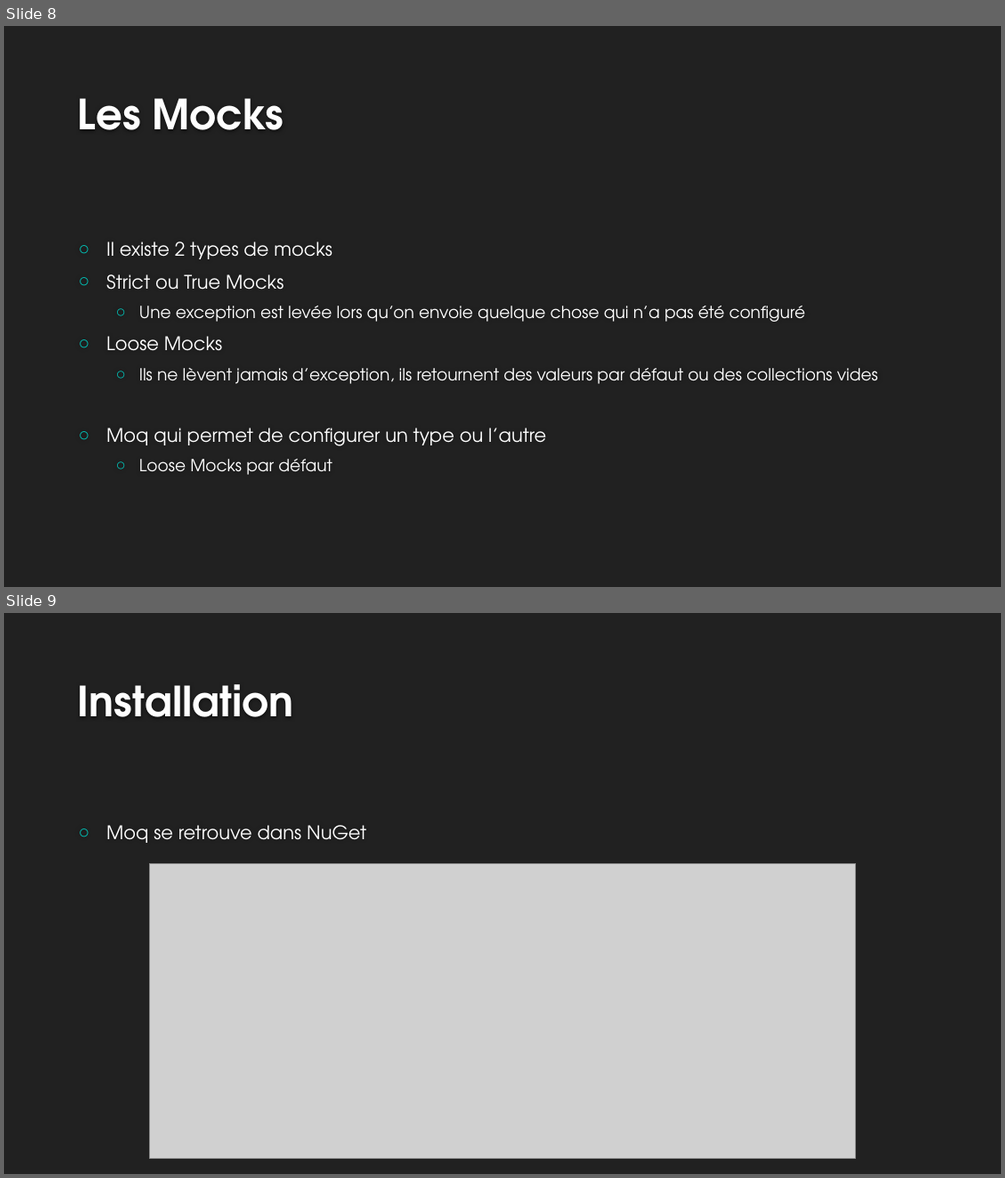
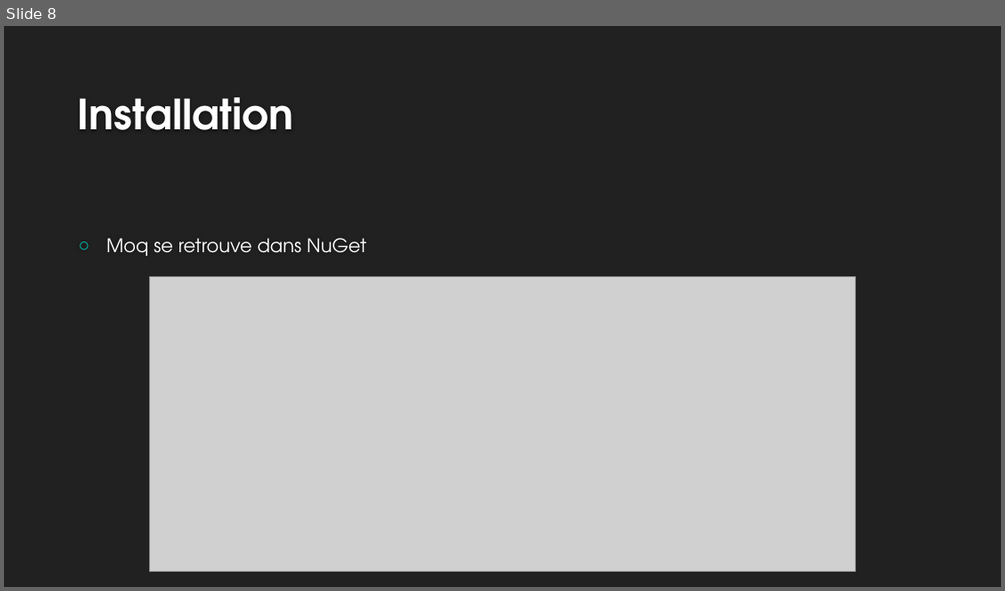
Before and after one commit to departement-info-cem/5W5, a slide deck: docs/assets/Mocks et Stub.pptx. Shown one above the other, each under a label of ours: slides 8 and 9 before the commit, slide 8 after it. The pictures are 1005x1178 and 1005x591 pixels, drawn with LibreOffice and Linux fonts; fonts in the diff are those of the drawing; grey boxes stand for pictures; background and template pictures are left out. Boxes give left, top, right and bottom in pixels: in the first picture for what was removed or moved away, otherwise in the second. Text is boxed around its words. In the diff, an @@ line names an element or a change of style, - is before the commit and + after.

```diff
--- a/docs/assets/Mocks et Stub.pptx
+++ b/docs/assets/Mocks et Stub.pptx
@@ slide 8 removed at box(4, 26, 1001, 587), background #212121 @@
@@ title removed at box(78, 98, 284, 130) @@
-Les Mocks
@@ text removed at box(106, 241, 878, 475) @@
-○ Il existe 2 types de mocks
-○ Strict ou True Mocks
-  ○ Une exception est levée lors qu’on envoie quelque chose qui n’a pas été configuré
-○ Loose Mocks
-  ○ Ils ne lèvent jamais d’exception, ils retournent des valeurs par défaut ou des collections vides
-○ Moq qui permet de configurer un type ou l’autre
-  ○ Loose Mocks par défaut
@@ what was slide 9 is now slide 8 @@
```
Also in this commit, not shown: 3 slides changed.
